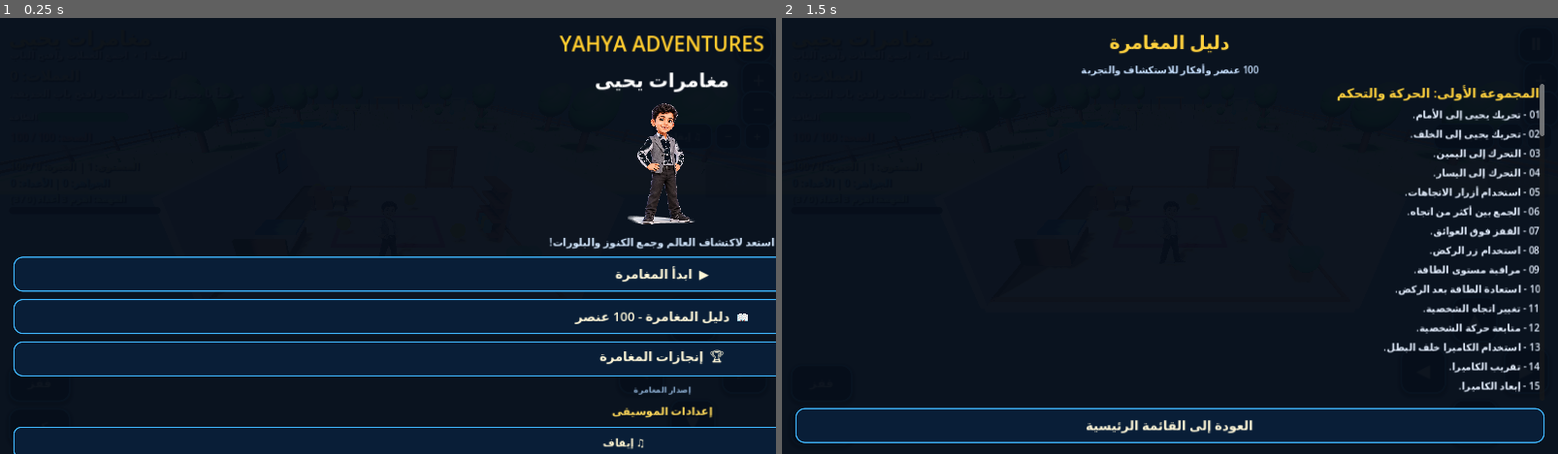
Above: before the commit, frames 1-2 (left to right).
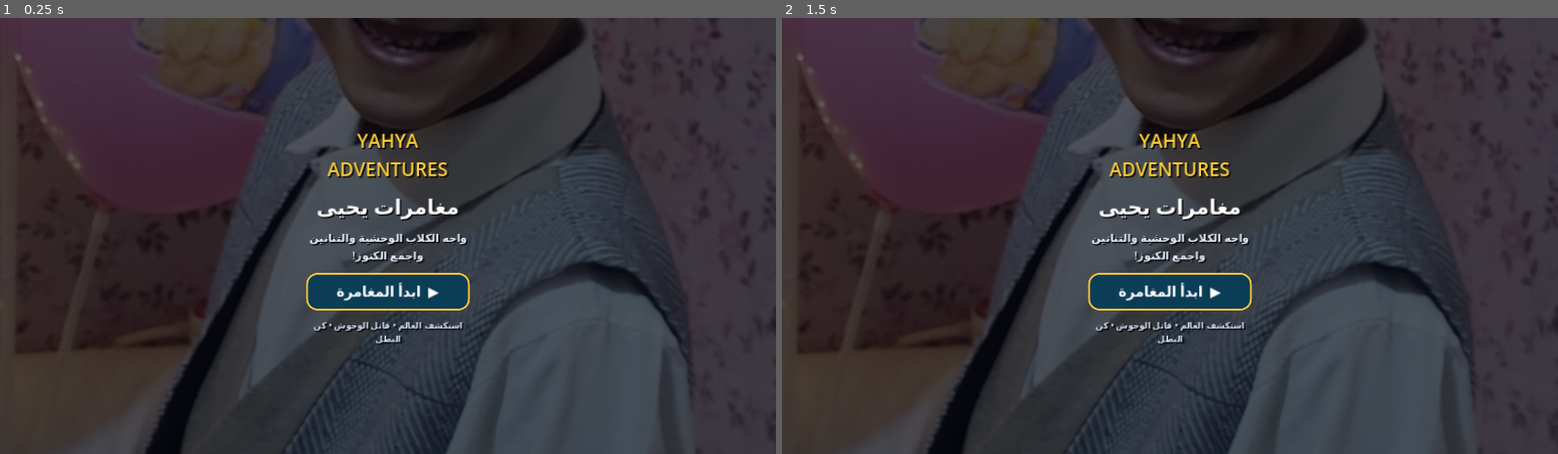
Above: after the commit, the same moments.

Repository: croceh2021-crypto/Yahya-Adventures
Game: Godot game, scene res://Main.tscn
Same seed, same stepped clock (60 frames per second), same inputs: the game is played once before the commit and once after it.
Inputs:
- Up to frame 1 (0.25 s): no input
- Up to frame 2 (1.5 s): click "▲" at 0.5 s; click "◀" at 1.25 s

The runs differ from the first frame. In frame 1, 93% of the frame differs, in the area x 0-100%, y 0-100%; in frame 2, 92%.
Error in both runs: Trying to cast a freed object. (res://Scripts/touch_input_fix.gd:80)

Commit message:
Activate creature and intro update

Diff:
--- a/Main.tscn
+++ b/Main.tscn
@@ -1,7 +1,7 @@
 
 [gd_scene load_steps=2 format=3]
 
-[ext_resource type="Script" path="res://Scripts/advanced_50_update.gd" id="1_main"]
+[ext_resource type="Script" path="res://Scripts/creature_update.gd" id="1_main"]
 
 [node name="Main" type="Node3D"]
 script = ExtResource("1_main")
